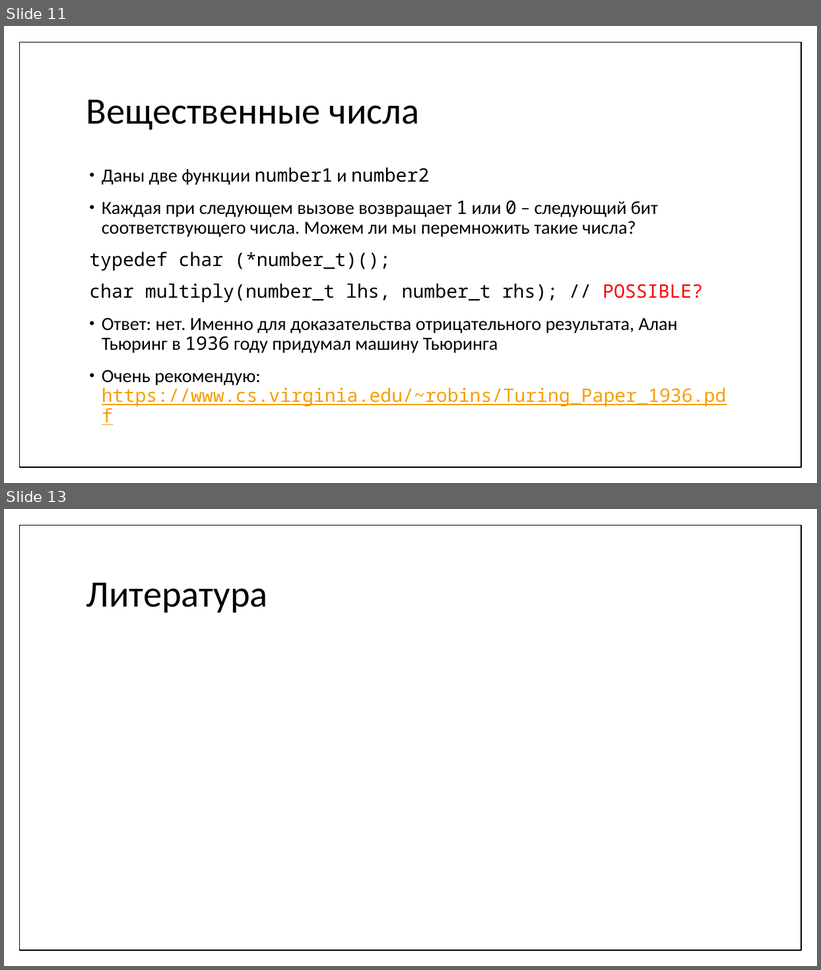
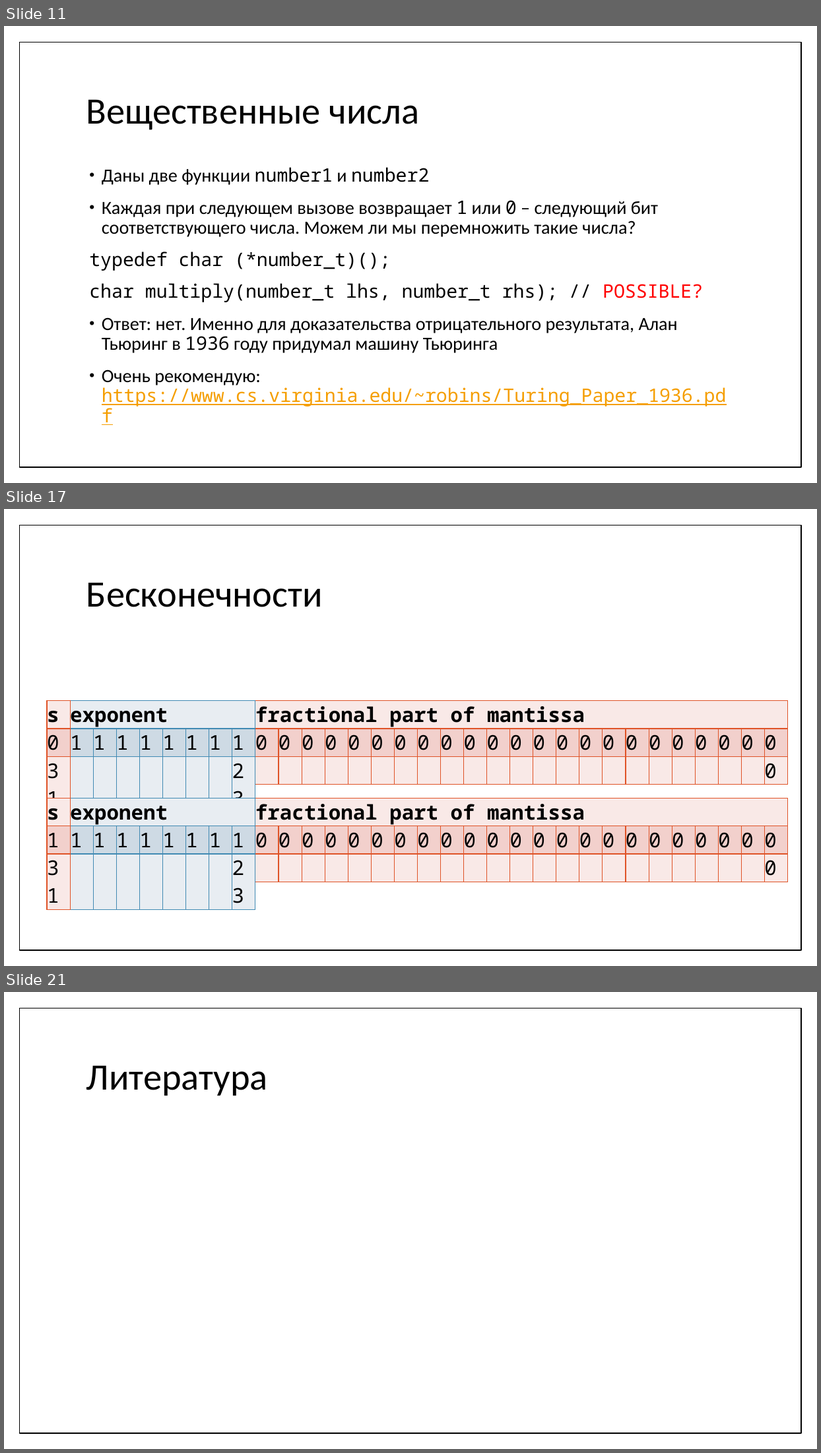
Before and after one commit to MIPT-ILab/cpp-lects-rus, a slide deck: other_lects/informatics/06-floating.pptx. Shown one above the other, each under a label of ours: slides 11 and 13 before the commit, slides 11, 17 and 21 after it; the slides between them are not shown. The pictures are 821x970 and 821x1453 pixels, drawn with LibreOffice and Linux fonts; fonts in the diff are those of the drawing; grey boxes stand for pictures. Boxes give left, top, right and bottom in pixels: in the first picture for what was removed or moved away, otherwise in the second. Text is boxed around its words. In the diff, an @@ line names an element or a change of style, - is before the commit and + after.

```diff
--- a/other_lects/informatics/06-floating.pptx
+++ b/other_lects/informatics/06-floating.pptx
@@ slide 17 added at (4,509,817,966), background #FFFFFF; not listed: 1 template element that a slide beside it also shows @@
@@ title added at (86,582,323,607), 44 pt, text #000000 @@
+Бесконечности
@@ table added at (47,701,70,774), 3 rows, 1 columns @@
+s
+0
+31
@@ table added at (70,701,255,774), 3 rows, 8 columns @@
+exponent |  |  |  |  |  |  | 
+1 | 1 | 1 | 1 | 1 | 1 | 1 | 1
+ |  |  |  |  |  |  | 23
@@ table added at (255,701,789,786), 3 rows, 23 columns @@
+fractional part of mantissa |  |  |  |  |  |  |  |  |  |  |  |  |  |  |  |  |  |  |  |  |  | 
+0 | 0 | 0 | 0 | 0 | 0 | 0 | 0 | 0 | 0 | 0 | 0 | 0 | 0 | 0 | 0 | 0 | 0 | 0 | 0 | 0 | 0 | 0
+ |  |  |  |  |  |  |  |  |  |  |  |  |  |  |  |  |  |  |  |  |  | 0
@@ table added at (47,799,70,872), 3 rows, 1 columns @@
+s
+1
+31
@@ table added at (70,799,255,872), 3 rows, 8 columns @@
+exponent |  |  |  |  |  |  | 
+1 | 1 | 1 | 1 | 1 | 1 | 1 | 1
+ |  |  |  |  |  |  | 23
@@ table added at (255,799,789,884), 3 rows, 23 columns @@
+fractional part of mantissa |  |  |  |  |  |  |  |  |  |  |  |  |  |  |  |  |  |  |  |  |  | 
+0 | 0 | 0 | 0 | 0 | 0 | 0 | 0 | 0 | 0 | 0 | 0 | 0 | 0 | 0 | 0 | 0 | 0 | 0 | 0 | 0 | 0 | 0
+ |  |  |  |  |  |  |  |  |  |  |  |  |  |  |  |  |  |  |  |  |  | 0
@@ what was slide 13 is now slide 21 @@
```
Also in this commit, not shown: 2 slides changed, 7 other slides added, 16 other files.
